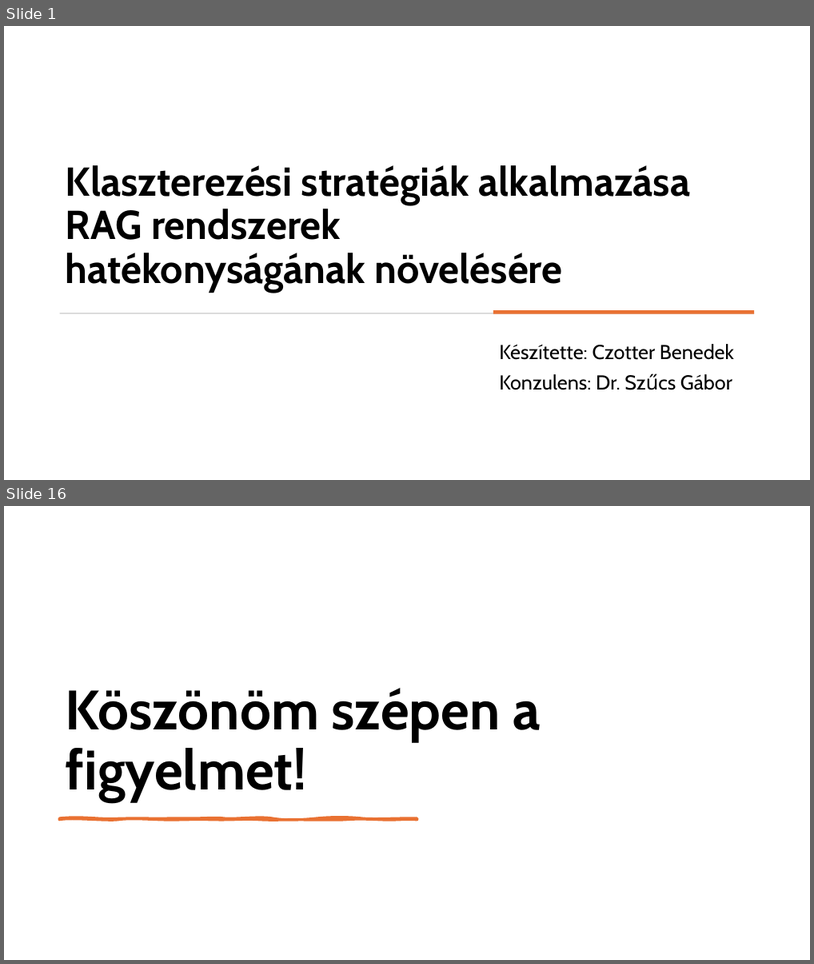
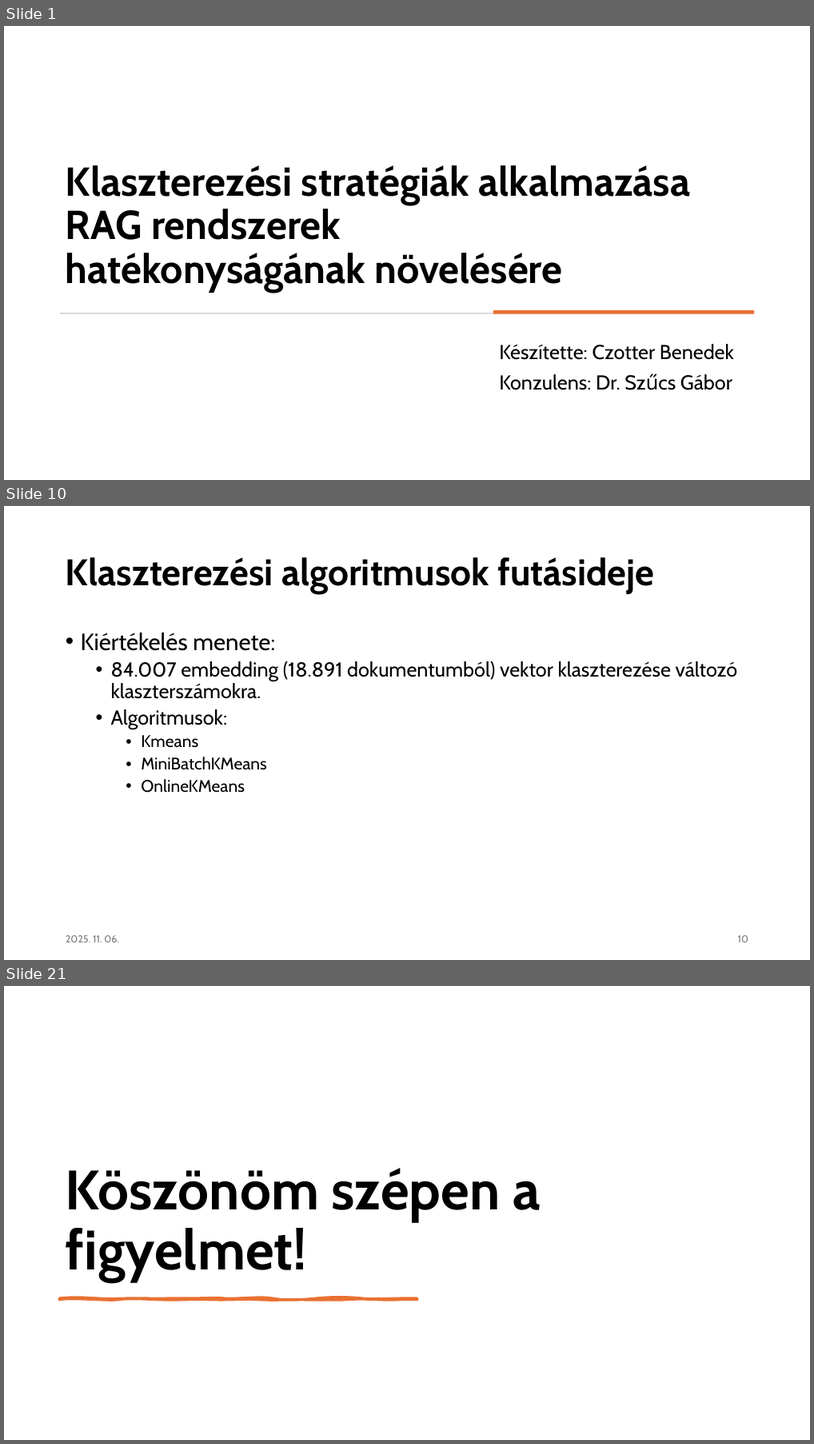
Before and after one commit to czotterbenedek/rag-onlineclustering-optimization, a slide deck: tdk/tdk_v1.pptx. Shown one above the other, each under a label of ours: slides 1 and 16 before the commit, slides 1, 10 and 21 after it; the slides between them are not shown. The pictures are 814x964 and 814x1444 pixels, drawn with LibreOffice and Linux fonts; fonts in the diff are those of the drawing. Boxes give left, top, right and bottom in pixels: in the first picture for what was removed or moved away, otherwise in the second. Text is boxed around its words. In the diff, an @@ line names an element or a change of style, - is before the commit and + after.

```diff
--- a/tdk/tdk_v1.pptx
+++ b/tdk/tdk_v1.pptx
@@ slide 10 added at [4,506,810,960], background #FFFFFF @@
@@ title added at [66,557,655,594], 44 pt, text #000000, bold @@
+Klaszterezési algoritmusok futásideje
@@ text added at [81,632,738,792], 24 pt, text #000000 @@
+• Kiértékelés menete:
+  • 84.007 embedding (18.891 dokumentumból) vektor klaszterezése változó klaszterszámokra.
+  • Algoritmusok:
+    • Kmeans
+    • MiniBatchKMeans
+    • OnlineKMeans
@@ text added at [66,935,119,942], 12 pt, text #797979 @@
+2025. 11. 06.
@@ page number added at [738,935,749,942], 12 pt, text #797979 @@
+10
@@ what was slide 16 is now slide 21 @@
```
Also in this commit, not shown: 15 slides changed, 4 other slides added, 2 other files.
